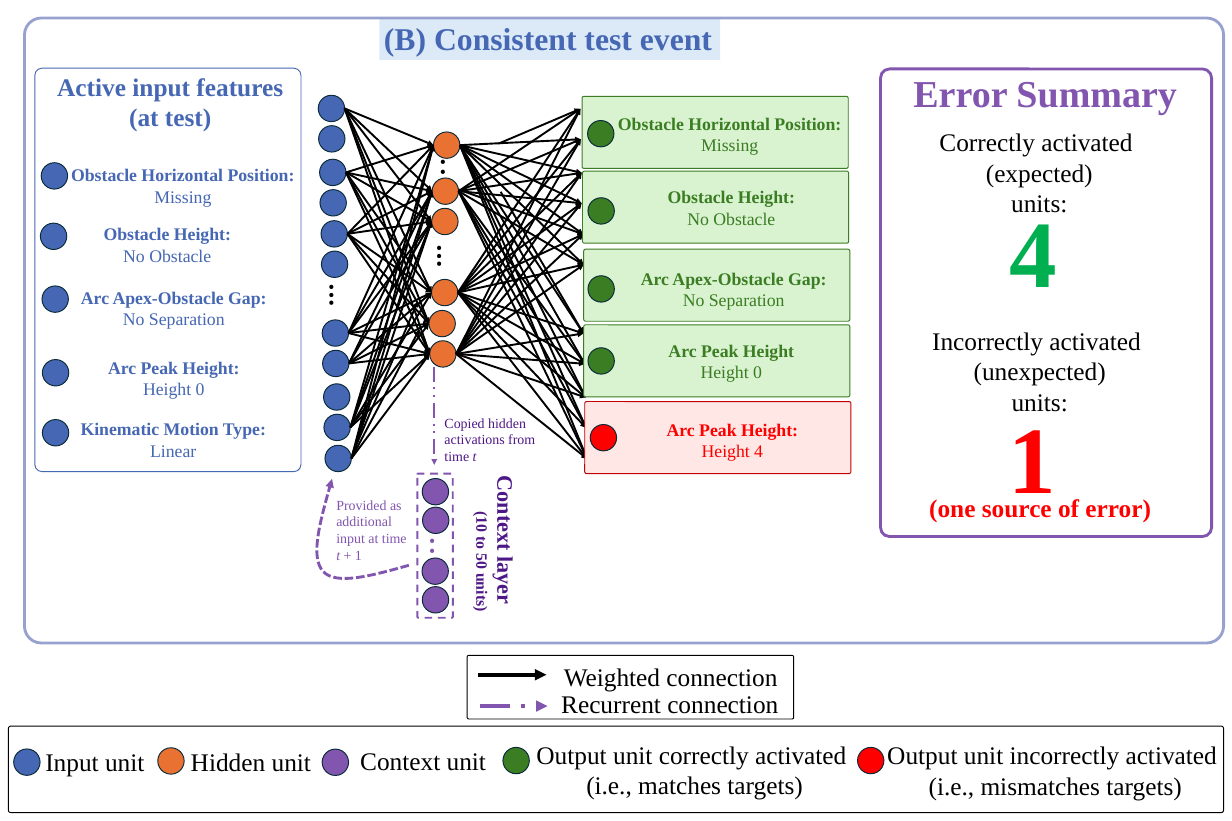
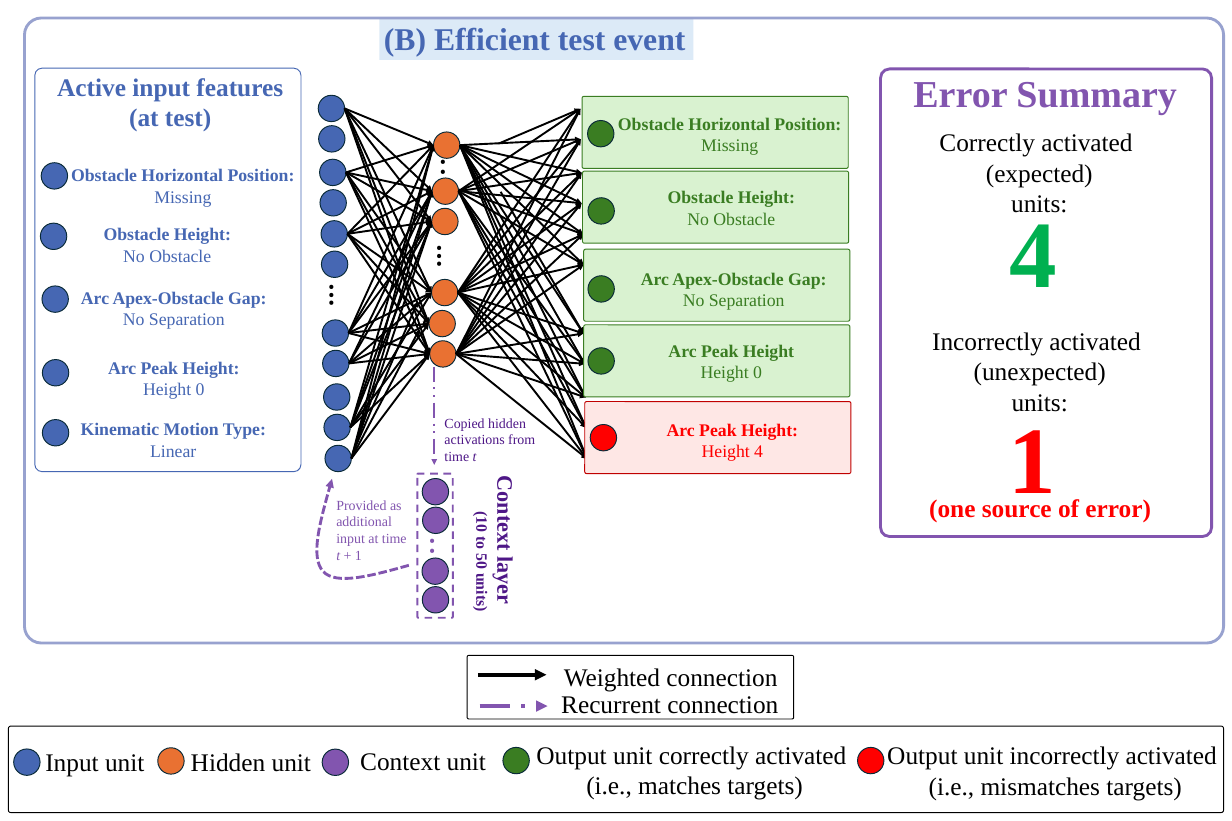
Before and after one commit to dtbenton/newGergelySim, a slide deck: slide 3 of psychologicalReview/figures/inconsistentConsistent.pptx. Drawn at 1232x821 pixels with LibreOffice and Linux fonts; fonts in the diff are those of the drawing. Boxes give left, top, right and bottom in pixels: in the first picture for what was removed or moved away, otherwise in the second. Text is boxed around its words. In the diff, an @@ line names an element or a change of style, - is before the commit and + after.

```diff
--- a/psychologicalReview/figures/inconsistentConsistent.pptx
+++ b/psychologicalReview/figures/inconsistentConsistent.pptx
@@ rectangle "(B) Efficient test event" resized from (x1=379, y1=17, x2=720, y2=60) to (x1=379, y1=17, x2=693, y2=60) @@
@@ text in rectangle at (x1=384, y1=27, x2=685, y2=57): text changed @@
-(B) Consistent test event
+(B) Efficient test event
```
Also in this commit, not shown: 1 other slide changed, 3 other files.
